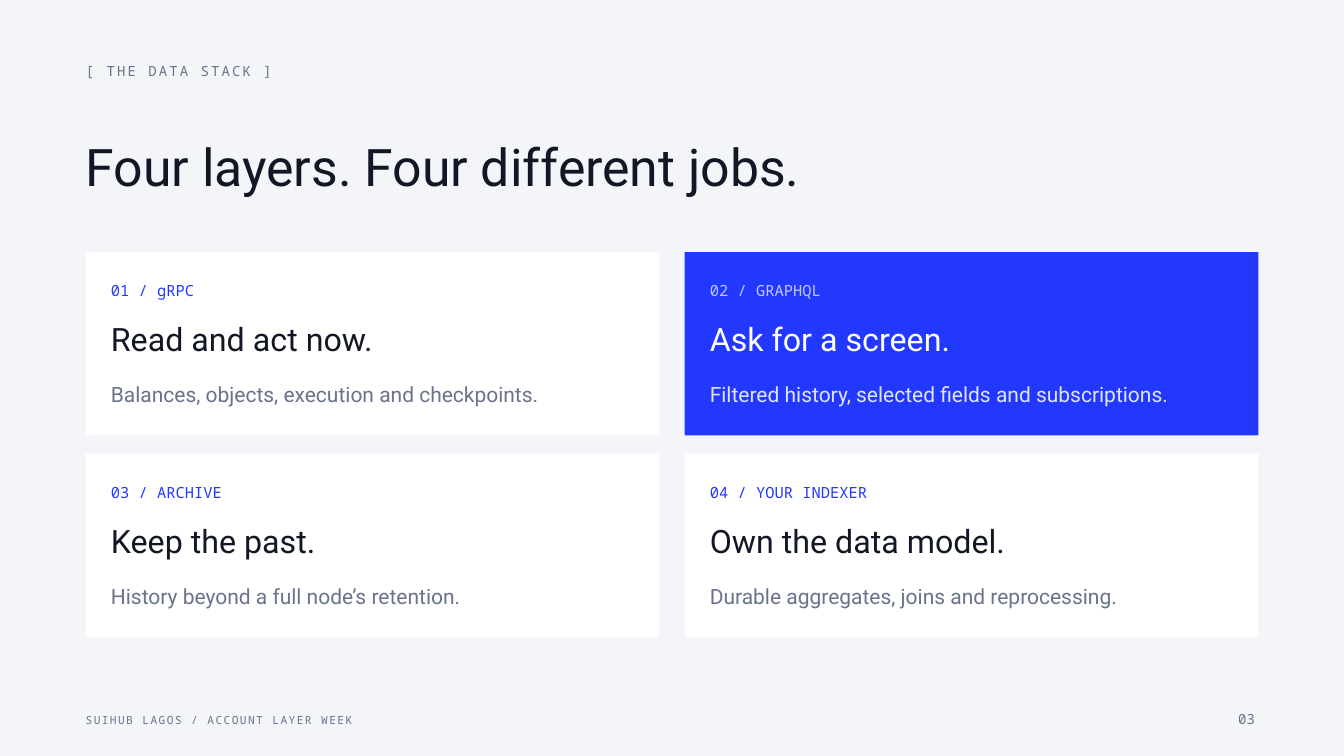
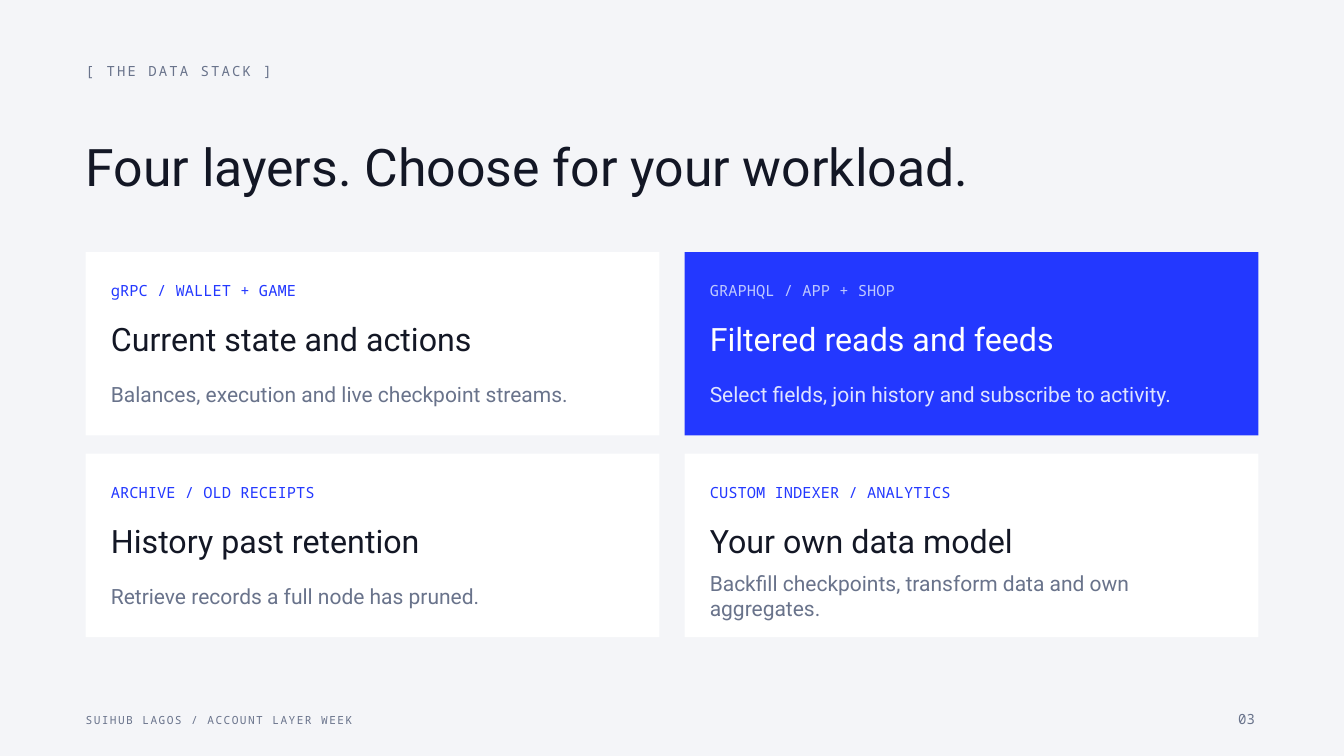
Before and after one commit to Nuel-osas/day3-till, a slide deck: slide 3 of teaching/Day3_Till_Live_Data_Seedless_Style.pptx. Drawn at 1344x756 pixels with LibreOffice and Linux fonts; fonts in the diff are those of the drawing. Boxes give left, top, right and bottom in pixels: in the first picture for what was removed or moved away, otherwise in the second. Text is boxed around its words. In the diff, an @@ line names an element or a change of style, - is before the commit and + after.

Commit message:
Align Day 3 deck with the advertised data stack and migration topic

```diff
--- a/teaching/Day3_Till_Live_Data_Seedless_Style.pptx
+++ b/teaching/Day3_Till_Live_Data_Seedless_Style.pptx
@@ text at (x1=86, y1=146, x2=968, y2=197): text changed @@
-Four layers. Four different jobs.
+Four layers. Choose for your workload.
@@ text at (x1=111, y1=285, x2=296, y2=300): text changed @@
-01 / gRPC
+gRPC / WALLET + GAME
@@ text at (x1=710, y1=285, x2=895, y2=299): text changed @@
-02 / GRAPHQL
+GRAPHQL / APP + SHOP
@@ text at (x1=111, y1=327, x2=471, y2=352): text changed @@
-Read and act now.
+Current state and actions
@@ text at (x1=710, y1=326, x2=1054, y2=352): text changed @@
-Ask for a screen.
+Filtered reads and feeds
@@ text at (x1=111, y1=386, x2=568, y2=406): text changed @@
-Balances, objects, execution and checkpoints.
+Balances, execution and live checkpoint streams.
@@ text at (x1=710, y1=386, x2=1171, y2=407): text changed @@
-Filtered history, selected fields and subscriptions.
+Select fields, join history and subscribe to activity.
@@ text at (x1=111, y1=487, x2=314, y2=498): text changed @@
-03 / ARCHIVE
+ARCHIVE / OLD RECEIPTS
@@ text at (x1=710, y1=487, x2=950, y2=498): text changed @@
-04 / YOUR INDEXER
+CUSTOM INDEXER / ANALYTICS
@@ text at (x1=111, y1=530, x2=419, y2=560): text changed @@
-Keep the past.
+History past retention
@@ text at (x1=710, y1=529, x2=1013, y2=554): text changed @@
-Own the data model.
+Your own data model
@@ text at (x1=111, y1=588, x2=479, y2=608): text changed @@
-History beyond a full node’s retention.
+Retrieve records a full node has pruned.
@@ text at (x1=710, y1=575, x2=1129, y2=621): text changed @@
-Durable aggregates, joins and reprocessing.
+Backfill checkpoints, transform data and own aggregates.
```
Also in this commit, not shown: 9 other slides changed, 5 slides added, 5 slides removed, 5 other files.
